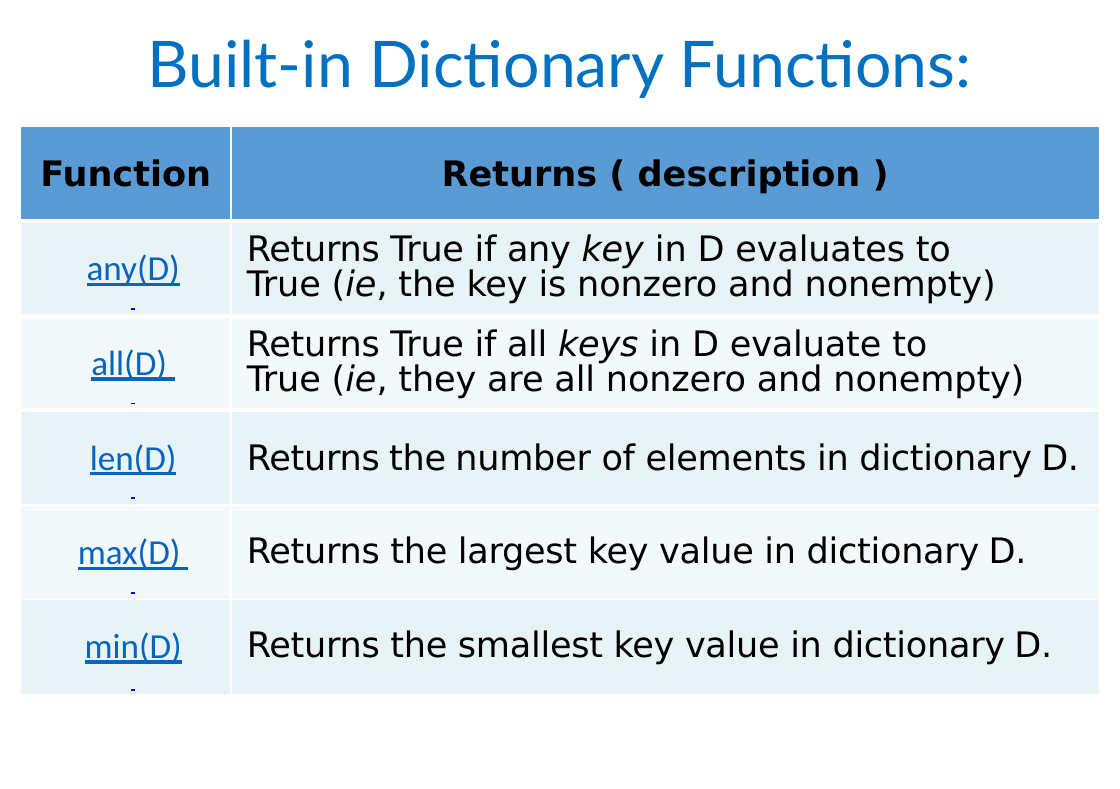
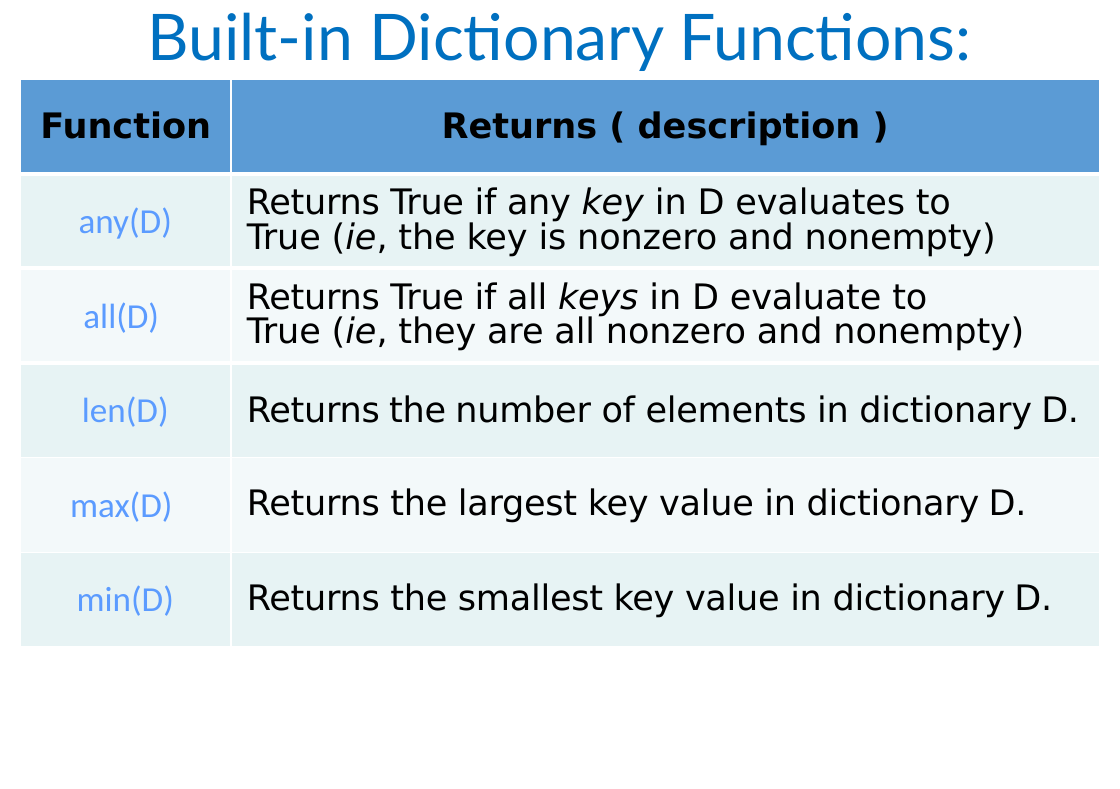
Before and after one commit to 25077667/NSYSU_python, a slide deck: slide 109 of ppt/Py20L3fin.pptx. Drawn at 1120x789 pixels with LibreOffice and Linux fonts; fonts in the diff are those of the drawing. Boxes give left, top, right and bottom in pixels: in the first picture for what was removed or moved away, otherwise in the second. Text is boxed around its words. In the diff, an @@ line names an element or a change of style, - is before the commit and + after.

```diff
--- a/ppt/Py20L3fin.pptx
+++ b/ppt/Py20L3fin.pptx
@@ text "Built-in Dictionary Functions:": place and size @@
-text "Built-in Dictionary Functions:" at <box>147,39,971,98</box>
+text "Built-in Dictionary Functions:" at <box>147,12,971,71</box>
@@ table at <box>21,79,1100,647</box> @@
@@ text colour #0563C1 to #5B9BFF, underline off in "any(D)", "all(D)", "len(D)", "max(D)" and 1 more places @@
@@ table: place and size @@
-table at <box>21,126,1100,695</box>
+table at <box>21,79,1100,647</box>
```
Also in this commit, not shown: 25 other slides changed, 4 slides added, 3 other files.
